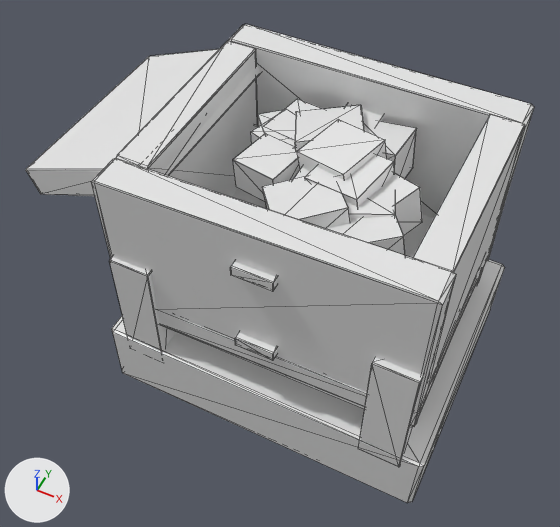
Before and after pictures for a commit that changed the OBJ model assets/variants/stoker_trough_scuttle.obj.
Both versions are drawn from a 50 mm lens placed at (0.632, -1.531, 2.272), pointed at (-0.105, -0.057, 0.431). Lighting does not change. The marker at lower left points along +X, +Y and +Z. The older version comes first. Mesh edges are drawn as thin lines. Where no turn or scale is listed for an object, it has been applied to the vertices.

Objects in the first picture: 'stoker_trough_scuttle'.
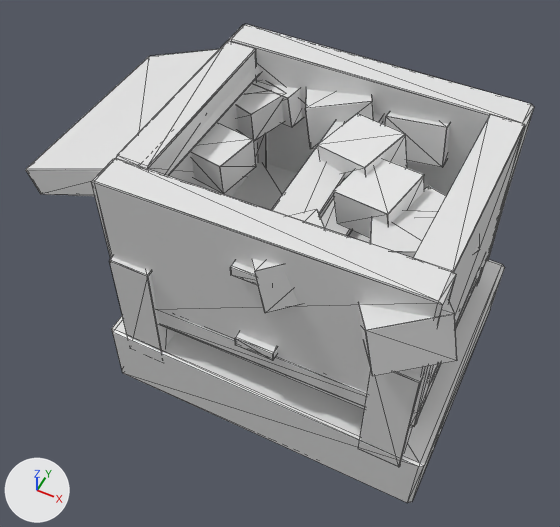
Patch to the scene script:
```diff
--- a/assets/variants/stoker_trough_scuttle.obj.py
+++ b/assets/variants/stoker_trough_scuttle.obj.py
@@ me_stoker_trough_scuttle @@
 # used by ob_stoker_trough_scuttle; location = (0.0, 0.0, 0.0)
-me_stoker_trough_scuttle.from_pydata(...)  # 600 vertices, 1100 faces; spans x -0.801..0.53, y -0.432..0.431, z 0.013..0.934
+me_stoker_trough_scuttle.from_pydata(...)  # 600 vertices, 1100 faces; spans x -0.801..0.534, y -0.507..0.471, z 0.013..0.934
+# me_stoker_trough_scuttle part 1: the loose piece of 24 vertices spanning x -0.183..0.101, y 0.015..0.294, z 0.684..0.883 is moved by (-0.04, 0.157, 0.0)
+# me_stoker_trough_scuttle part 2: the loose piece of 24 vertices spanning x -0.271..-0.075, y 0.025..0.218, z 0.7..0.815 is moved by (-0.172, 0.12, 0.0)
+# me_stoker_trough_scuttle part 3: the loose piece of 24 vertices spanning x 0.033..0.272, y -0.193..0.047, z 0.696..0.859 is moved by (0.151, -0.073, 0.0)
+# me_stoker_trough_scuttle part 4: the loose piece of 24 vertices spanning x -0.293..-0.085, y 0.051..0.256, z 0.699..0.811 is moved by (-0.191, 0.155, 0.0)
+# me_stoker_trough_scuttle part 5: the loose piece of 24 vertices spanning x 0.037..0.345, y -0.329..-0.031, z 0.665..0.882 is moved by (0.19, -0.178, 0.0)
+# me_stoker_trough_scuttle part 6: the loose piece of 24 vertices spanning x -0.077..0.158, y -0.063..0.162, z 0.745..0.903 is moved by (0.04, 0.05, 0.0)
+# me_stoker_trough_scuttle part 7: the loose piece of 24 vertices spanning x -0.012..0.189, y 0.076..0.287, z 0.677..0.859 is moved by (0.088, 0.183, 0.0)
+# me_stoker_trough_scuttle part 8: the loose piece of 24 vertices spanning x 0.043..0.302, y -0.151..0.092, z 0.687..0.858 is moved by (0.173, -0.03, 0.0)
+# me_stoker_trough_scuttle part 9: the loose piece of 24 vertices spanning x -0.018..0.203, y -0.12..0.093, z 0.731..0.886 is moved by (0.091, -0.015, 0.0)
+# me_stoker_trough_scuttle part 10: the loose piece of 24 vertices spanning x -0.12..0.178, y -0.302..-0.017, z 0.686..0.885 is moved by (0.029, -0.158, 0.0)
+# me_stoker_trough_scuttle part 11: the loose piece of 24 vertices spanning x -0.246..-0.067, y -0.105..0.071, z 0.718..0.83 is moved by (-0.158, -0.019, 0.0)
+# me_stoker_trough_scuttle part 12: the loose piece of 24 vertices spanning x -0.247..-0.041, y 0.076..0.277, z 0.693..0.831 is moved by (-0.142, 0.178, 0.0)
 me_stoker_trough_scuttle.materials.append(mat_wood)
```

Location of each change, [x1, y1, x2, y2] in pixels of the pictures (560 x 527 px; the box of a moved part takes in the faces that stretch with it):
part 1 of me_stoker_trough_scuttle, moved or reshaped
    before: [295, 105, 364, 152]
    after: [305, 89, 373, 149]
part 2 of me_stoker_trough_scuttle, moved or reshaped
    before: [251, 117, 295, 147]
    after: [236, 81, 284, 141]
part 3 of me_stoker_trough_scuttle, moved or reshaped
    before: [346, 189, 395, 219]
    after: [370, 211, 433, 258]
part 4 of me_stoker_trough_scuttle, moved or reshaped (not visible afterwards)
    before: [257, 110, 283, 127]
part 5 of me_stoker_trough_scuttle, moved or reshaped
    before: [327, 216, 405, 255]
    after: [358, 300, 457, 376]
part 6 of me_stoker_trough_scuttle, moved or reshaped
    before: [297, 119, 386, 180]
    after: [318, 114, 407, 180]
part 7 of me_stoker_trough_scuttle, moved or reshaped
    before: [364, 122, 417, 178]
    after: [385, 113, 449, 167]
part 8 of me_stoker_trough_scuttle, moved or reshaped
    before: [380, 173, 422, 236]
    after: [406, 186, 480, 253]
part 9 of me_stoker_trough_scuttle, moved or reshaped
    before: [305, 155, 394, 207]
    after: [333, 160, 424, 238]
part 10 of me_stoker_trough_scuttle, moved or reshaped
    before: [262, 176, 350, 229]
    after: [252, 209, 324, 313]
part 11 of me_stoker_trough_scuttle, moved or reshaped
    before: [233, 133, 300, 201]
    after: [191, 122, 256, 194]
part 12 of me_stoker_trough_scuttle, moved or reshaped
    before: [265, 99, 322, 142]
    after: [263, 83, 302, 127]
